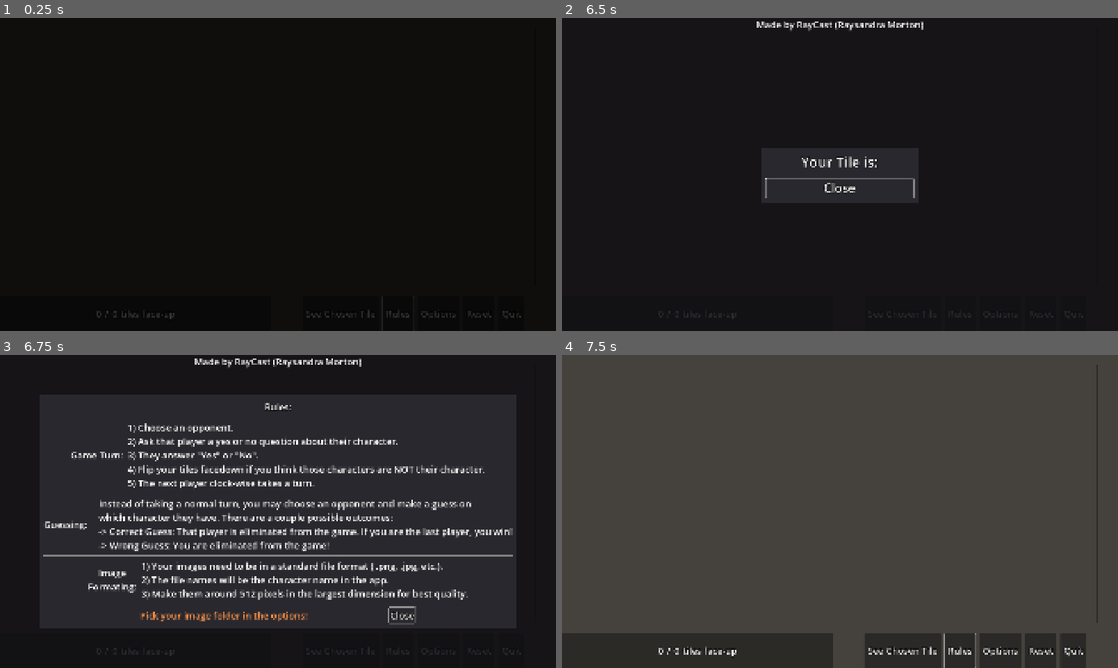
Above: before the commit, frames 1-4 (two rows, left to right).
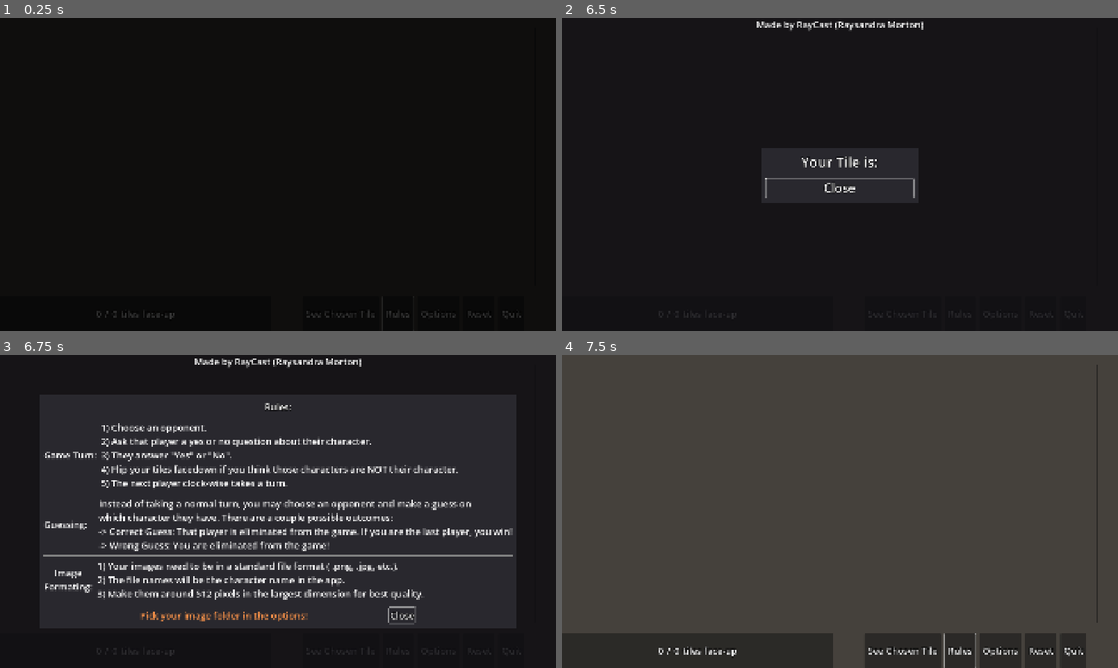
Above: after the commit, the same moments.

Repository: RaysandraRexxia/Pick-Who-Universal
Game: Godot game, scene res://Scenes/MainScene.tscn
Two runs of this game, one before a commit and one after it. Both use one fixed random seed, a clock stepped at 60 frames per second and the inputs below.
Inputs:
- Up to frame 1 (0.25 s): no input
- Up to frame 2 (6.5 s): click "See Chosen Tile" at 0.5 s; click "Rules" at 1.25 s; click "See Chosen Tile" at 2 s; click "Rules" at 2.75 s; click "See Chosen Tile" at 3.5 s; click "Rules" at 4.25 s; click "Options" at 5 s; click "Reset" at 5.75 s
- Up to frame 3 (6.75 s): tap Tab (SeeRules) at 6.6 s
- Up to frame 4 (7.5 s): tap Tab (SeeRules) at 7.35 s

Frames 1-2 are identical in both runs. In frame 3, 5.9% of the frame differs, in the area x 8-88%, y 21-79%; in frame 4, nothing differs.
Error in both runs: Invalid access to property or key 'tile_id' on a base object of type 'Nil'. (res://Scripts/chosen_card_window.gd:14)

Commit message:
Update RulesWindow.tscn

Diff:
--- a/Scenes/RulesWindow.tscn
+++ b/Scenes/RulesWindow.tscn
@@ -48,7 +48,6 @@
 [node name="TurnHBox" type="HBoxContainer" parent="MarginContainer/VBoxContainer" unique_id=1282520306]
 layout_mode = 2
 theme_override_constants/separation = 16
-alignment = 1
 
 [node name="GameTurnLabel" type="Label" parent="MarginContainer/VBoxContainer/TurnHBox" unique_id=147865770]
 layout_mode = 2
@@ -69,7 +68,6 @@
 [node name="GuessHBox" type="HBoxContainer" parent="MarginContainer/VBoxContainer" unique_id=2111116559]
 layout_mode = 2
 theme_override_constants/separation = 16
-alignment = 1
 
 [node name="GuessLabel" type="Label" parent="MarginContainer/VBoxContainer/GuessHBox" unique_id=1446883741]
 layout_mode = 2
@@ -89,7 +87,6 @@
 [node name="FormatHBox" type="HBoxContainer" parent="MarginContainer/VBoxContainer" unique_id=91740971]
 layout_mode = 2
 theme_override_constants/separation = 16
-alignment = 1
 
 [node name="FormatLabel" type="Label" parent="MarginContainer/VBoxContainer/FormatHBox" unique_id=1843655813]
 layout_mode = 2
